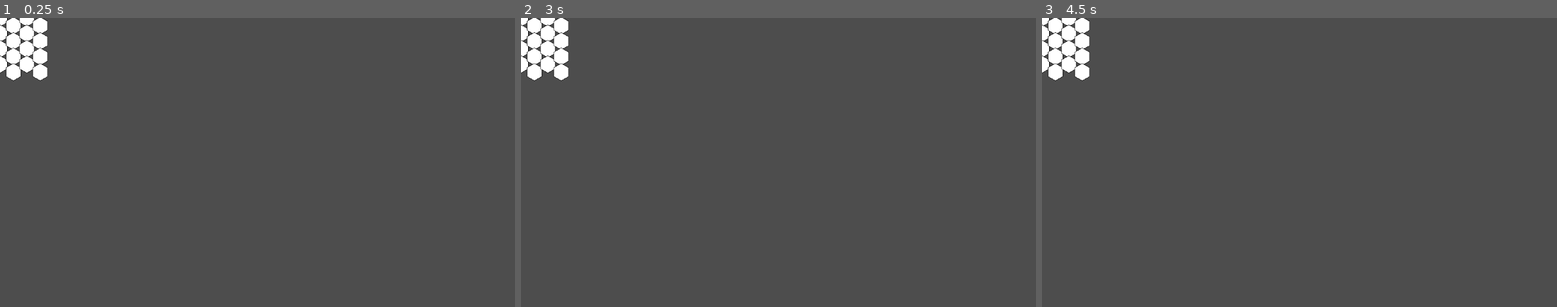
Above: before the commit, frames 1-3 (left to right).
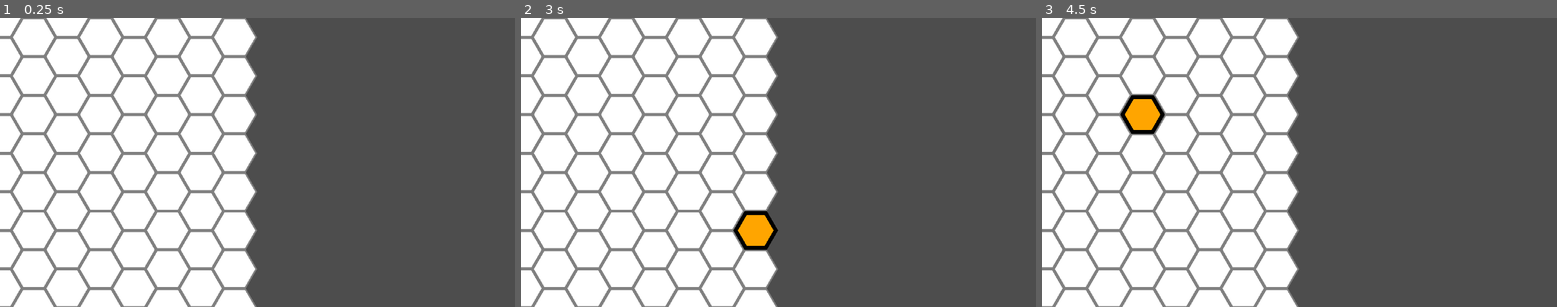
Above: after the commit, the same moments.

Repository: super-Colin/godot-hexagon-life
Game: Godot game, scene res://game.tscn
Two runs of this game, one before a commit and one after it. Both use one fixed random seed, a clock stepped at 60 frames per second and the inputs below.
Inputs (mouse positions are in pixels of both pictures, inside the frame that each line leads up to):
- Up to frame 1 (0.25 s): no input
- Up to frame 2 (3 s): tap Enter at 0.5, 2 s; move the mouse to (891, 148) at 0.52 s; tap Space at 1.25, 2.75 s; move the mouse to (675, 176) at 1.27 s; move the mouse to (830, 98) at 2.02 s; move the mouse to (752, 220) at 2.77 s
- Up to frame 3 (4.5 s): tap Enter at 3.5 s; move the mouse to (1454, 205) at 3.52 s; tap Space at 4.25 s; move the mouse to (1145, 119) at 4.27 s

The runs differ from the first frame. In frame 1, 48% of the frame differs, in the area x 0-50%, y 0-100%; in frame 2, 48%; in frame 3, 48%.

Commit message:
grid cells can track mouse hovering

Diff:
--- a/game.tscn
+++ b/game.tscn
@@ -9,6 +9,7 @@
 anchor_bottom = 1.0
 grow_horizontal = 2
 grow_vertical = 2
+mouse_filter = 2
 
 [node name="Node2D" type="Node2D" parent="."]
 
--- a/grid.gd
+++ b/grid.gd
@@ -13,6 +13,9 @@
 var gridCellScene = preload("res://grid_cell.tscn")
 
 
+func _ready() -> void:
+	refreshGrid()
+
 func refreshGrid():
 	for c in $'.'.get_children():
 		c.free()
@@ -21,7 +24,7 @@
 
 
 
-func makeGridFlatTop(): # Double height coords
+func makeGridFlatTop(): # Double height coords, built column by column ("odd-q" layout)
 	for x in gridSize.x:
 		var column = Node2D.new()
 		$'.'.add_child(column)
@@ -40,14 +43,10 @@
 			if x % 2 == 1: # odd rows
 				yCoord += 1 # with flat top, the odd rows are pushed down (double hieght)
 				yOffset_extra = y_distance / 2
-			#newCell.position = Vector2(x_offset, y_offset)
 			newCell.position = Vector2(x_offset, y_offset + yOffset_extra)
 			column.add_child(newCell)
 			newCell.set_owner($'.')
 			newCell.name = str(yCoord)
-# FLAT TOP:
-#the horizontal distance between adjacent hexagons centers is horiz = 3/4 * width = 3/2 * size.
-#The vertical distance is vert = height = sqrt(3) * size = 2 * inradius
 
 
 func cartesianToDoubled(coords:Vector2, flatTop:bool=false)->Vector2: # flat top = double hieight
--- a/grid.tscn
+++ b/grid.tscn
@@ -7,108 +7,405 @@
 [node name="Grid" type="Node2D"]
 script = ExtResource("1_ebq2e")
 flatTopGrid = true
-gridSize = Vector2i(4, 4)
+gridSize = Vector2i(8, 8)
+cellDiameter = 100
 cellSpacing = Vector2(2, 2)
 
 [node name="0" type="Node2D" parent="."]
 
 [node name="0" type="Area2D" parent="0" instance=ExtResource("2_sle3t")]
 script = ExtResource("3_bghhw")
-borderWidth = 1
+defaultBorderWidth = 4
 flatTop = true
 
 [node name="2" type="Area2D" parent="0" instance=ExtResource("2_sle3t")]
-position = Vector2(0, 34.641)
-script = ExtResource("3_bghhw")
-borderWidth = 1
+position = Vector2(0, 86.6025)
+script = ExtResource("3_bghhw")
+defaultBorderWidth = 4
 flatTop = true
 
 [node name="4" type="Area2D" parent="0" instance=ExtResource("2_sle3t")]
-position = Vector2(0, 69.282)
-script = ExtResource("3_bghhw")
-borderWidth = 1
+position = Vector2(0, 173.205)
+script = ExtResource("3_bghhw")
+defaultBorderWidth = 4
 flatTop = true
 
 [node name="6" type="Area2D" parent="0" instance=ExtResource("2_sle3t")]
-position = Vector2(0, 103.923)
-script = ExtResource("3_bghhw")
-borderWidth = 1
+position = Vector2(0, 259.808)
+script = ExtResource("3_bghhw")
+defaultBorderWidth = 4
+flatTop = true
+
+[node name="8" type="Area2D" parent="0" instance=ExtResource("2_sle3t")]
+position = Vector2(0, 346.41)
+script = ExtResource("3_bghhw")
+defaultBorderWidth = 4
+flatTop = true
+
+[node name="10" type="Area2D" parent="0" instance=ExtResource("2_sle3t")]
+position = Vector2(0, 433.013)
+script = ExtResource("3_bghhw")
+defaultBorderWidth = 4
+flatTop = true
+
+[node name="12" type="Area2D" parent="0" instance=ExtResource("2_sle3t")]
+position = Vector2(0, 519.615)
+script = ExtResource("3_bghhw")
+defaultBorderWidth = 4
+flatTop = true
+
+[node name="14" type="Area2D" parent="0" instance=ExtResource("2_sle3t")]
+position = Vector2(0, 606.218)
+script = ExtResource("3_bghhw")
+defaultBorderWidth = 4
 flatTop = true
 
 [node name="1" type="Node2D" parent="."]
 
 [node name="1" type="Area2D" parent="1" instance=ExtResource("2_sle3t")]
-position = Vector2(30, 17.3205)
-script = ExtResource("3_bghhw")
-borderWidth = 1
+position = Vector2(75, 43.3013)
+script = ExtResource("3_bghhw")
+defaultBorderWidth = 4
 flatTop = true
 
 [node name="3" type="Area2D" parent="1" instance=ExtResource("2_sle3t")]
-position = Vector2(30, 51.9615)
-script = ExtResource("3_bghhw")
-borderWidth = 1
+position = Vector2(75, 129.904)
+script = ExtResource("3_bghhw")
+defaultBorderWidth = 4
 flatTop = true
 
 [node name="5" type="Area2D" parent="1" instance=ExtResource("2_sle3t")]
-position = Vector2(30, 86.6025)
-script = ExtResource("3_bghhw")
-borderWidth = 1
+position = Vector2(75, 216.506)
+script = ExtResource("3_bghhw")
+defaultBorderWidth = 4
 flatTop = true
 
 [node name="7" type="Area2D" parent="1" instance=ExtResource("2_sle3t")]
-position = Vector2(30, 121.244)
-script = ExtResource("3_bghhw")
-borderWidth = 1
+position = Vector2(75, 303.109)
+script = ExtResource("3_bghhw")
+defaultBorderWidth = 4
+flatTop = true
+
+[node name="9" type="Area2D" parent="1" instance=ExtResource("2_sle3t")]
+position = Vector2(75, 389.711)
+script = ExtResource("3_bghhw")
+defaultBorderWidth = 4
+flatTop = true
+
+[node name="11" type="Area2D" parent="1" instance=ExtResource("2_sle3t")]
+position = Vector2(75, 476.314)
+script = ExtResource("3_bghhw")
+defaultBorderWidth = 4
+flatTop = true
+
+[node name="13" type="Area2D" parent="1" instance=ExtResource("2_sle3t")]
+position = Vector2(75, 562.917)
+script = ExtResource("3_bghhw")
+defaultBorderWidth = 4
+flatTop = true
+
+[node name="15" type="Area2D" parent="1" instance=ExtResource("2_sle3t")]
+position = Vector2(75, 649.519)
+script = ExtResource("3_bghhw")
+defaultBorderWidth = 4
 flatTop = true
 
 [node name="2" type="Node2D" parent="."]
 
 [node name="0" type="Area2D" parent="2" instance=ExtResource("2_sle3t")]
-position = Vector2(60, 0)
-script = ExtResource("3_bghhw")
-borderWidth = 1
+position = Vector2(150, 0)
+script = ExtResource("3_bghhw")
+defaultBorderWidth = 4
 flatTop = true
 
 [node name="2" type="Area2D" parent="2" instance=ExtResource("2_sle3t")]
-position = Vector2(60, 34.641)
-script = ExtResource("3_bghhw")
-borderWidth = 1
+position = Vector2(150, 86.6025)
+script = ExtResource("3_bghhw")
+defaultBorderWidth = 4
 flatTop = true
 
 [node name="4" type="Area2D" parent="2" instance=ExtResource("2_sle3t")]
-position = Vector2(60, 69.282)
-script = ExtResource("3_bghhw")
-borderWidth = 1
+position = Vector2(150, 173.205)
+script = ExtResource("3_bghhw")
+defaultBorderWidth = 4
 flatTop = true
 
 [node name="6" type="Area2D" parent="2" instance=ExtResource("2_sle3t")]
-position = Vector2(60, 103.923)
-script = ExtResource("3_bghhw")
-borderWidth = 1
+position = Vector2(150, 259.808)
+script = ExtResource("3_bghhw")
+defaultBorderWidth = 4
+flatTop = true
+
+[node name="8" type="Area2D" parent="2" instance=ExtResource("2_sle3t")]
+position = Vector2(150, 346.41)
+script = ExtResource("3_bghhw")
+defaultBorderWidth = 4
+flatTop = true
+
+[node name="10" type="Area2D" parent="2" instance=ExtResource("2_sle3t")]
+position = Vector2(150, 433.013)
+script = ExtResource("3_bghhw")
+defaultBorderWidth = 4
+flatTop = true
+
+[node name="12" type="Area2D" parent="2" instance=ExtResource("2_sle3t")]
+position = Vector2(150, 519.615)
+script = ExtResource("3_bghhw")
+defaultBorderWidth = 4
+flatTop = true
+
+[node name="14" type="Area2D" parent="2" instance=ExtResource("2_sle3t")]
+position = Vector2(150, 606.218)
+script = ExtResource("3_bghhw")
+defaultBorderWidth = 4
 flatTop = true
 
 [node name="3" type="Node2D" parent="."]
 
 [node name="1" type="Area2D" parent="3" instance=ExtResource("2_sle3t")]
-position = Vector2(90, 17.3205)
-script = ExtResource("3_bghhw")
-borderWidth = 1
+position = Vector2(225, 43.3013)
+script = ExtResource("3_bghhw")
+defaultBorderWidth = 4
 flatTop = true
 
 [node name="3" type="Area2D" parent="3" instance=ExtResource("2_sle3t")]
-position = Vector2(90, 51.9615)
-script = ExtResource("3_bghhw")
-borderWidth = 1
+position = Vector2(225, 129.904)
+script = ExtResource("3_bghhw")
+defaultBorderWidth = 4
 flatTop = true
 
 [node name="5" type="Area2D" parent="3" instance=ExtResource("2_sle3t")]
-position = Vector2(90, 86.6025)
-script = ExtResource("3_bghhw")
-borderWidth = 1
+position = Vector2(225, 216.506)
+script = ExtResource("3_bghhw")
+defaultBorderWidth = 4
 flatTop = true
 
 [node name="7" type="Area2D" parent="3" instance=ExtResource("2_sle3t")]
-position = Vector2(90, 121.244)
-script = ExtResource("3_bghhw")
-borderWidth = 1
-flatTop = true
+position = Vector2(225, 303.109)
+script = ExtResource("3_bghhw")
+defaultBorderWidth = 4
+flatTop = true
+
+[node name="9" type="Area2D" parent="3" instance=ExtResource("2_sle3t")]
+position = Vector2(225, 389.711)
+script = ExtResource("3_bghhw")
+defaultBorderWidth = 4
+flatTop = true
+
+[node name="11" type="Area2D" parent="3" instance=ExtResource("2_sle3t")]
+position = Vector2(225, 476.314)
+script = ExtResource("3_bghhw")
+defaultBorderWidth = 4
+flatTop = true
+
+[node name="13" type="Area2D" parent="3" instance=ExtResource("2_sle3t")]
+position = Vector2(225, 562.917)
+script = ExtResource("3_bghhw")
+defaultBorderWidth = 4
+flatTop = true
+
+[node name="15" type="Area2D" parent="3" instance=ExtResource("2_sle3t")]
+position = Vector2(225, 649.519)
+script = ExtResource("3_bghhw")
+defaultBorderWidth = 4
+flatTop = true
+
+[node name="4" type="Node2D" parent="."]
+
+[node name="0" type="Area2D" parent="4" instance=ExtResource("2_sle3t")]
+position = Vector2(300, 0)
+script = ExtResource("3_bghhw")
+defaultBorderWidth = 4
+flatTop = true
+
+[node name="2" type="Area2D" parent="4" instance=ExtResource("2_sle3t")]
+position = Vector2(300, 86.6025)
+script = ExtResource("3_bghhw")
+defaultBorderWidth = 4
+flatTop = true
+
+[node name="4" type="Area2D" parent="4" instance=ExtResource("2_sle3t")]
+position = Vector2(300, 173.205)
+script = ExtResource("3_bghhw")
+defaultBorderWidth = 4
+flatTop = true
+
+[node name="6" type="Area2D" parent="4" instance=ExtResource("2_sle3t")]
+position = Vector2(300, 259.808)
+script = ExtResource("3_bghhw")
+defaultBorderWidth = 4
+flatTop = true
+
+[node name="8" type="Area2D" parent="4" instance=ExtResource("2_sle3t")]
+position = Vector2(300, 346.41)
+script = ExtResource("3_bghhw")
+defaultBorderWidth = 4
+flatTop = true
+
+[node name="10" type="Area2D" parent="4" instance=ExtResource("2_sle3t")]
+position = Vector2(300, 433.013)
+script = ExtResource("3_bghhw")
+defaultBorderWidth = 4
+flatTop = true
+
+[node name="12" type="Area2D" parent="4" instance=ExtResource("2_sle3t")]
+position = Vector2(300, 519.615)
+script = ExtResource("3_bghhw")
+defaultBorderWidth = 4
+flatTop = true
+
+[node name="14" type="Area2D" parent="4" instance=ExtResource("2_sle3t")]
+position = Vector2(300, 606.218)
+script = ExtResource("3_bghhw")
+defaultBorderWidth = 4
+flatTop = true
+
+[node name="5" type="Node2D" parent="."]
+
+[node name="1" type="Area2D" parent="5" instance=ExtResource("2_sle3t")]
+position = Vector2(375, 43.3013)
+script = ExtResource("3_bghhw")
+defaultBorderWidth = 4
+flatTop = true
+
+[node name="3" type="Area2D" parent="5" instance=ExtResource("2_sle3t")]
+position = Vector2(375, 129.904)
+script = ExtResource("3_bghhw")
+defaultBorderWidth = 4
+flatTop = true
+
+[node name="5" type="Area2D" parent="5" instance=ExtResource("2_sle3t")]
+position = Vector2(375, 216.506)
+script = ExtResource("3_bghhw")
+defaultBorderWidth = 4
+flatTop = true
+
+[node name="7" type="Area2D" parent="5" instance=ExtResource("2_sle3t")]
+position = Vector2(375, 303.109)
+script = ExtResource("3_bghhw")
+defaultBorderWidth = 4
+flatTop = true
+
+[node name="9" type="Area2D" parent="5" instance=ExtResource("2_sle3t")]
+position = Vector2(375, 389.711)
+script = ExtResource("3_bghhw")
+defaultBorderWidth = 4
+flatTop = true
+
+[node name="11" type="Area2D" parent="5" instance=ExtResource("2_sle3t")]
+position = Vector2(375, 476.314)
+script = ExtResource("3_bghhw")
+defaultBorderWidth = 4
+flatTop = true
+
+[node name="13" type="Area2D" parent="5" instance=ExtResource("2_sle3t")]
+position = Vector2(375, 562.917)
+script = ExtResource("3_bghhw")
+defaultBorderWidth = 4
+flatTop = true
+
+[node name="15" type="Area2D" parent="5" instance=ExtResource("2_sle3t")]
+position = Vector2(375, 649.519)
+script = ExtResource("3_bghhw")
+defaultBorderWidth = 4
+flatTop = true
+
+[node name="6" type="Node2D" parent="."]
+
+[node name="0" type="Area2D" parent="6" instance=ExtResource("2_sle3t")]
+position = Vector2(450, 0)
+script = ExtResource("3_bghhw")
+defaultBorderWidth = 4
+flatTop = true
+
+[node name="2" type="Area2D" parent="6" instance=ExtResource("2_sle3t")]
+position = Vector2(450, 86.6025)
+script = ExtResource("3_bghhw")
+defaultBorderWidth = 4
+flatTop = true
+
+[node name="4" type="Area2D" parent="6" instance=ExtResource("2_sle3t")]
+position = Vector2(450, 173.205)
+script = ExtResource("3_bghhw")
+defaultBorderWidth = 4
+flatTop = true
+
+[node name="6" type="Area2D" parent="6" instance=ExtResource("2_sle3t")]
+position = Vector2(450, 259.808)
+script = ExtResource("3_bghhw")
+defaultBorderWidth = 4
+flatTop = true
+
+[node name="8" type="Area2D" parent="6" instance=ExtResource("2_sle3t")]
+position = Vector2(450, 346.41)
+script = ExtResource("3_bghhw")
+defaultBorderWidth = 4
+flatTop = true
+
+[node name="10" type="Area2D" parent="6" instance=ExtResource("2_sle3t")]
+position = Vector2(450, 433.013)
+script = ExtResource("3_bghhw")
+defaultBorderWidth = 4
+flatTop = true
+
+[node name="12" type="Area2D" parent="6" instance=ExtResource("2_sle3t")]
+position = Vector2(450, 519.615)
+script = ExtResource("3_bghhw")
+defaultBorderWidth = 4
+flatTop = true
+
+[node name="14" type="Area2D" parent="6" instance=ExtResource("2_sle3t")]
+position = Vector2(450, 606.218)
+script = ExtResource("3_bghhw")
+defaultBorderWidth = 4
+flatTop = true
+
+[node name="7" type="Node2D" parent="."]
+
+[node name="1" type="Area2D" parent="7" instance=ExtResource("2_sle3t")]
+position = Vector2(525, 43.3013)
+script = ExtResource("3_bghhw")
+defaultBorderWidth = 4
+flatTop = true
+
+[node name="3" type="Area2D" parent="7" instance=ExtResource("2_sle3t")]
+position = Vector2(525, 129.904)
+script = ExtResource("3_bghhw")
+defaultBorderWidth = 4
+flatTop = true
+
+[node name="5" type="Area2D" parent="7" instance=ExtResource("2_sle3t")]
+position = Vector2(525, 216.506)
+script = ExtResource("3_bghhw")
+defaultBorderWidth = 4
+flatTop = true
+
+[node name="7" type="Area2D" parent="7" instance=ExtResource("2_sle3t")]
+position = Vector2(525, 303.109)
+script = ExtResource("3_bghhw")
+defaultBorderWidth = 4
+flatTop = true
+
+[node name="9" type="Area2D" parent="7" instance=ExtResource("2_sle3t")]
+position = Vector2(525, 389.711)
+script = ExtResource("3_bghhw")
+defaultBorderWidth = 4
+flatTop = true
+
+[node name="11" type="Area2D" parent="7" instance=ExtResource("2_sle3t")]
+position = Vector2(525, 476.314)
+script = ExtResource("3_bghhw")
+defaultBorderWidth = 4
+flatTop = true
+
+[node name="13" type="Area2D" parent="7" instance=ExtResource("2_sle3t")]
+position = Vector2(525, 562.917)
+script = ExtResource("3_bghhw")
+defaultBorderWidth = 4
+flatTop = true
+
+[node name="15" type="Area2D" parent="7" instance=ExtResource("2_sle3t")]
+position = Vector2(525, 649.519)
+script = ExtResource("3_bghhw")
+defaultBorderWidth = 4
+flatTop = true
--- a/grid_cell.gd
+++ b/grid_cell.gd
@@ -4,22 +4,41 @@
 @export_tool_button("make Hexagon")
 var makeHexagonAction = setSize
 
-@export var borderWidth:int = 2
+@export var defaultBorderWidth:int = 10
+@export var defaultDiameter:int = 100
 @export var flatTop:bool = false
 
+@export var defaultBorderColor:Color = Color.WEB_GRAY
+@export var defaultBgColor:Color = Color.WHITE
+@export var selectedBorderColor:Color = Color.BLACK
+@export var selectedBgColor:Color = Color.ORANGE
 
-var defaultDiameter = 40
+var hoveringOn = false
 
-
+func _ready() -> void:
+	$'.'.mouse_entered.connect($'.'.mouseEntered)
+	$'.'.mouse_exited.connect($'.'.mouseExited)
+	$'.'.changeBorderColor(defaultBorderColor)
+	$'.'.changeBgColor(defaultBgColor)
 
 func setSize(newSizeDiameter:int = defaultDiameter):
-	var borderedHexagon = create_hexagon_polygon(newSizeDiameter - borderWidth*2)
+	var borderedHexagon = create_hexagon_polygon(newSizeDiameter - defaultBorderWidth*2)
 	var fullSizeHexagon = create_hexagon_polygon(newSizeDiameter)
 	$Clickbox.polygon = borderedHexagon
 	$BorderColorPolygon.polygon = fullSizeHexagon
 	$BgColorPolygon.polygon = borderedHexagon
 
+func mouseEntered():
+	hoveringOn = true
+	$'.'.changeBorderColor(selectedBorderColor)
+	$'.'.changeBgColor(selectedBgColor)
+	$'.'.changeBorderWidth( (defaultBorderWidth * 1.3) + 5)
 
+func mouseExited():
+	hoveringOn = false
+	$'.'.changeBorderColor(defaultBorderColor)
+	$'.'.changeBgColor(defaultBgColor)
+	$'.'.changeBorderWidth(defaultBorderWidth)
 
 func create_hexagon_polygon(diameter: float):
 	var points: PackedVector2Array = []
@@ -32,7 +51,16 @@
 		points.append(Vector2(x, y))
 	return points
 
+#func _mouse_enter() -> void:
+	#
 
+
+func changeBorderColor(newColor:Color = Color.BLACK):
+	$BorderColorPolygon.color = newColor
+func changeBgColor(newColor:Color = Color.CHOCOLATE):
+	$BgColorPolygon.color = newColor
+func changeBorderWidth(newWidth:int):
+	$BgColorPolygon.polygon = create_hexagon_polygon(defaultDiameter - newWidth*2)
 
 
 
--- a/grid_cell.tscn
+++ b/grid_cell.tscn
@@ -4,14 +4,14 @@
 
 [node name="GridCell" type="Area2D"]
 script = ExtResource("1_024bi")
-borderWidth = 1
+defaultBorderWidth = 4
 
 [node name="Clickbox" type="CollisionPolygon2D" parent="."]
-polygon = PackedVector2Array(16.4545, -9.5, 16.4545, 9.5, 1.16338e-15, 19, -16.4545, 9.5, -16.4545, -9.5, -3.49013e-15, -19)
+polygon = PackedVector2Array(39.8372, -23, 39.8372, 23, 2.81659e-15, 46, -39.8372, 23, -39.8372, -23, -8.44978e-15, -46)
 
 [node name="BorderColorPolygon" type="Polygon2D" parent="."]
-color = Color(0, 0, 0, 1)
-polygon = PackedVector2Array(17.3205, -10, 17.3205, 10, 1.22461e-15, 20, -17.3205, 10, -17.3205, -10, -3.67382e-15, -20)
+color = Color(0.501961, 0.501961, 0.501961, 1)
+polygon = PackedVector2Array(43.3013, -25, 43.3013, 25, 3.06152e-15, 50, -43.3013, 25, -43.3013, -25, -9.18455e-15, -50)
 
 [node name="BgColorPolygon" type="Polygon2D" parent="."]
-polygon = PackedVector2Array(16.4545, -9.5, 16.4545, 9.5, 1.16338e-15, 19, -16.4545, 9.5, -16.4545, -9.5, -3.49013e-15, -19)
+polygon = PackedVector2Array(39.8372, -23, 39.8372, 23, 2.81659e-15, 46, -39.8372, 23, -39.8372, -23, -8.44978e-15, -46)
